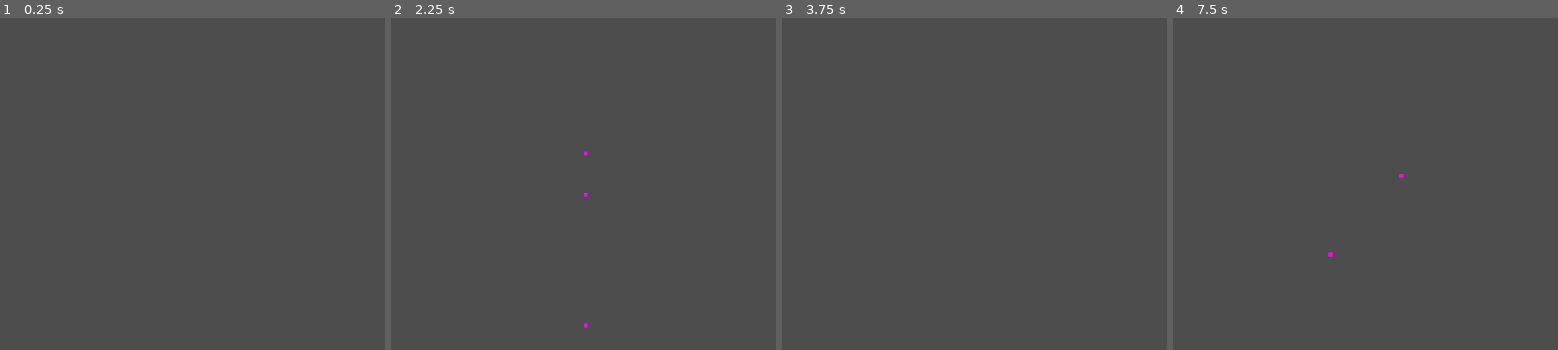
Above: before the commit, frames 1-4 (left to right).
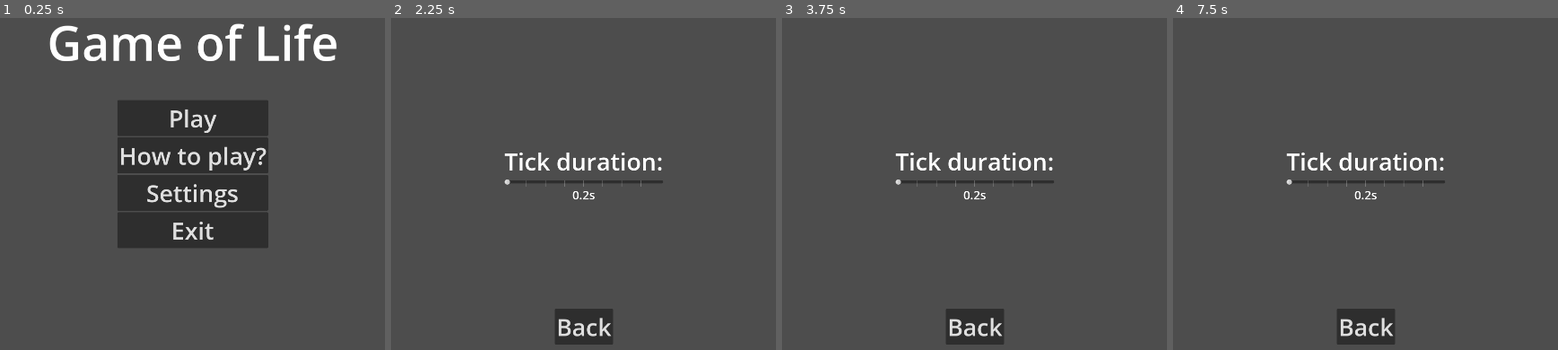
Above: after the commit, the same moments.

Repository: SnabbKneht/GameOfLife
Game: Godot game, scene res://scenes/menu.tscn
Same seed, same stepped clock (60 frames per second), same inputs: the game is played once before the commit and once after it. Before the commit the project starts from res://scenes/main.tscn.
Inputs (mouse positions are in pixels of both pictures, inside the frame that each line leads up to):
- Up to frame 1 (0.25 s): no input
- Up to frame 2 (2.25 s): click (583, 154) at 0.5 s, where only the run after the commit has a clickable "How to play?"; click (583, 326) at 1.25 s, where only the run after the commit has a clickable "Back"; click (583, 193) at 2 s, where only the run after the commit has a clickable "Settings"
- Up to frame 3 (3.75 s): tap Enter at 2.75 s; move the mouse to (1132, 154) at 2.77 s; click (1132, 154) at 2.92 s; tap Space (pause) at 3.5 s; move the mouse to (832, 193) at 3.52 s; hold Escape (back, bound only after the commit) from 3.53 s (still down)
- Up to frame 4 (7.5 s): tap Enter at 4.25, 5.75 s; move the mouse to (1438, 84) at 4.27 s; release Escape (back, bound only after the commit) at 4.28 s; tap Space (pause) at 5, 6.4, 6.5 s; move the mouse to (1330, 253) at 5.02 s; click (1330, 253) at 5.17 s; move the mouse to (outside the picture) at 5.77 s; hold Escape (back, bound only after the commit) from 5.78 s (still down); move the mouse to (outside the picture) at 6.52 s; move the mouse to (1400, 174) at 7.27 s; click (1400, 174) at 7.42 s

The runs differ from the first frame. In frame 1, 19% of the frame differs, in the area x 12-88%, y 1-70%; in frame 2, 2.8%; in frame 3, 2.8%; in frame 4, 2.8%.

Commit message:
Add menu

Diff:
--- /dev/null
+++ b/config.tres
@@ -0,0 +1,7 @@
+[gd_resource type="Resource" load_steps=2 format=3 uid="uid://dhshwehub17pt"]
+
+[ext_resource type="Script" path="res://scripts/config.gd" id="1_mqlwv"]
+
+[resource]
+script = ExtResource("1_mqlwv")
+tick_duration = 0.2
--- a/project.godot
+++ b/project.godot
@@ -11,9 +11,13 @@
 [application]
 
 config/name="Game of Life"
-run/main_scene="res://scenes/main.tscn"
+run/main_scene="res://scenes/menu.tscn"
 config/features=PackedStringArray("4.2", "Forward Plus")
-config/icon="res://icon.svg"
+config/icon="res://icon.png"
+
+[autoload]
+
+SceneLoader="*res://scripts/scene_loader.gd"
 
 [display]
 
@@ -28,3 +32,8 @@
 "events": [Object(InputEventKey,"resource_local_to_scene":false,"resource_name":"","device":-1,"window_id":0,"alt_pressed":false,"shift_pressed":false,"ctrl_pressed":false,"meta_pressed":false,"pressed":false,"keycode":0,"physical_keycode":32,"key_label":0,"unicode":32,"echo":false,"script":null)
 ]
 }
+back={
+"deadzone": 0.5,
+"events": [Object(InputEventKey,"resource_local_to_scene":false,"resource_name":"","device":-1,"window_id":0,"alt_pressed":false,"shift_pressed":false,"ctrl_pressed":false,"meta_pressed":false,"pressed":false,"keycode":0,"physical_keycode":4194305,"key_label":0,"unicode":0,"echo":false,"script":null)
+]
+}
--- /dev/null
+++ b/scenes/menu.tscn
@@ -0,0 +1,171 @@
+[gd_scene load_steps=2 format=3 uid="uid://dpnp7jdyui4yf"]
+
+[ext_resource type="Script" path="res://scripts/menu.gd" id="1_0ogek"]
+
+[node name="Menu" type="Control"]
+layout_mode = 3
+anchors_preset = 15
+anchor_right = 1.0
+anchor_bottom = 1.0
+grow_horizontal = 2
+grow_vertical = 2
+script = ExtResource("1_0ogek")
+
+[node name="TitleScreen" type="Control" parent="."]
+visible = false
+layout_mode = 1
+anchors_preset = 15
+anchor_right = 1.0
+anchor_bottom = 1.0
+grow_horizontal = 2
+grow_vertical = 2
+
+[node name="Title" type="Label" parent="TitleScreen"]
+layout_mode = 1
+anchors_preset = 5
+anchor_left = 0.5
+anchor_right = 0.5
+offset_left = -389.0
+offset_top = 100.0
+offset_right = 389.0
+offset_bottom = 275.0
+grow_horizontal = 2
+theme_override_font_sizes/font_size = 128
+text = "Game of Life"
+
+[node name="CenterContainer" type="CenterContainer" parent="TitleScreen"]
+layout_mode = 1
+anchors_preset = 15
+anchor_right = 1.0
+anchor_bottom = 1.0
+grow_horizontal = 2
+grow_vertical = 2
+
+[node name="VBoxContainer" type="VBoxContainer" parent="TitleScreen/CenterContainer"]
+layout_mode = 2
+
+[node name="PlayButton" type="Button" parent="TitleScreen/CenterContainer/VBoxContainer"]
+layout_mode = 2
+theme_override_font_sizes/font_size = 64
+text = "Play"
+
+[node name="ControlsButton" type="Button" parent="TitleScreen/CenterContainer/VBoxContainer"]
+layout_mode = 2
+theme_override_font_sizes/font_size = 64
+text = "How to play?"
+
+[node name="SettingsButton" type="Button" parent="TitleScreen/CenterContainer/VBoxContainer"]
+layout_mode = 2
+theme_override_font_sizes/font_size = 64
+text = "Settings"
+
+[node name="ExitButton" type="Button" parent="TitleScreen/CenterContainer/VBoxContainer"]
+layout_mode = 2
+theme_override_font_sizes/font_size = 64
+text = "Exit"
+
+[node name="ControlsScreen" type="Control" parent="."]
+visible = false
+layout_mode = 1
+anchors_preset = 15
+anchor_right = 1.0
+anchor_bottom = 1.0
+grow_horizontal = 2
+grow_vertical = 2
+
+[node name="CenterContainer" type="CenterContainer" parent="ControlsScreen"]
+layout_mode = 1
+anchors_preset = 15
+anchor_right = 1.0
+anchor_bottom = 1.0
+grow_horizontal = 2
+grow_vertical = 2
+
+[node name="VBoxContainer" type="VBoxContainer" parent="ControlsScreen/CenterContainer"]
+layout_mode = 2
+
+[node name="Label" type="Label" parent="ControlsScreen/CenterContainer/VBoxContainer"]
+layout_mode = 2
+theme_override_font_sizes/font_size = 64
+text = "LMB - draw
+Space - start/stop the simulation
+Esc - exit to menu"
+
+[node name="BackButton" type="Button" parent="ControlsScreen"]
+layout_mode = 1
+anchors_preset = 7
+anchor_left = 0.5
+anchor_top = 1.0
+anchor_right = 0.5
+anchor_bottom = 1.0
+offset_left = -78.0
+offset_top = -180.0
+offset_right = 78.0
+offset_bottom = -84.0
+grow_horizontal = 2
+grow_vertical = 0
+theme_override_font_sizes/font_size = 64
+text = "Back"
+
+[node name="SettingsScreen" type="Control" parent="."]
+layout_mode = 1
+anchors_preset = 15
+anchor_right = 1.0
+anchor_bottom = 1.0
+grow_horizontal = 2
+grow_vertical = 2
+
+[node name="CenterContainer" type="CenterContainer" parent="SettingsScreen"]
+layout_mode = 1
+anchors_preset = 15
+anchor_right = 1.0
+anchor_bottom = 1.0
+grow_horizontal = 2
+grow_vertical = 2
+
+[node name="VBoxContainer" type="VBoxContainer" parent="SettingsScreen/CenterContainer"]
+layout_mode = 2
+
+[node name="Label" type="Label" parent="SettingsScreen/CenterContainer/VBoxContainer"]
+layout_mode = 2
+theme_override_font_sizes/font_size = 64
+text = "Tick duration:"
+
+[node name="TickSlider" type="HSlider" parent="SettingsScreen/CenterContainer/VBoxContainer"]
+layout_mode = 2
+min_value = 0.2
+max_value = 1.0
+step = 0.1
+value = 0.2
+scrollable = false
+tick_count = 9
+
+[node name="TickValueLabel" type="Label" parent="SettingsScreen/CenterContainer/VBoxContainer"]
+layout_mode = 2
+theme_override_font_sizes/font_size = 32
+text = "0.2s"
+horizontal_alignment = 1
+
+[node name="BackButton" type="Button" parent="SettingsScreen"]
+layout_mode = 1
+anchors_preset = 7
+anchor_left = 0.5
+anchor_top = 1.0
+anchor_right = 0.5
+anchor_bottom = 1.0
+offset_left = -78.0
+offset_top = -180.0
+offset_right = 78.0
+offset_bottom = -84.0
+grow_horizontal = 2
+grow_vertical = 0
+theme_override_font_sizes/font_size = 64
+text = "Back"
+
+[connection signal="pressed" from="TitleScreen/CenterContainer/VBoxContainer/PlayButton" to="." method="_on_play_button_pressed"]
+[connection signal="pressed" from="TitleScreen/CenterContainer/VBoxContainer/ControlsButton" to="." method="_on_controls_button_pressed"]
+[connection signal="pressed" from="TitleScreen/CenterContainer/VBoxContainer/SettingsButton" to="." method="_on_settings_button_pressed"]
+[connection signal="pressed" from="TitleScreen/CenterContainer/VBoxContainer/ExitButton" to="." method="_on_exit_button_pressed"]
+[connection signal="pressed" from="ControlsScreen/BackButton" to="." method="_on_back_button_pressed"]
+[connection signal="value_changed" from="SettingsScreen/CenterContainer/VBoxContainer/TickSlider" to="." method="_on_tick_slider_value_changed"]
+[connection signal="pressed" from="SettingsScreen/BackButton" to="." method="_on_back_button_pressed"]
--- /dev/null
+++ b/scripts/config.gd
@@ -0,0 +1,8 @@
+extends Resource
+
+
+@export var tick_duration: float
+
+
+func _init(p_tick_duration = 0.2):
+	tick_duration = p_tick_duration
--- a/scripts/main.gd
+++ b/scripts/main.gd
@@ -1,19 +1,26 @@
 extends Node
+
+
+@onready var config = preload("res://config.tres")
 
 
 @onready var grid = $Grid
 @onready var timer = $Timer
 
 
+func _ready():
+	timer.set_wait_time(config.tick_duration)
+
+
 func _input(event):
 	if event.is_action_pressed("pause"):
-		print(timer.time_left)
 		if timer.is_stopped():
 			timer.start()
-			print('starting timer')
 		else:
 			timer.stop()
-			print('stopping timer')
+
+	if event.is_action_pressed("back"):
+		SceneLoader.load_scene(SceneLoader.menu_scene)
 
 
 func _on_timer_timeout():
--- /dev/null
+++ b/scripts/menu.gd
@@ -0,0 +1,61 @@
+extends Control
+
+
+@onready var config = preload("res://config.tres")
+
+
+@onready var title_screen = $TitleScreen
+@onready var controls_screen = $ControlsScreen
+@onready var settings_screen = $SettingsScreen
+
+
+@onready var tick_slider = $SettingsScreen/CenterContainer/VBoxContainer/TickSlider
+@onready var tick_value_label = $SettingsScreen/CenterContainer/VBoxContainer/TickValueLabel
+
+
+func _ready():
+	show_title()
+
+
+func show_controls():
+	title_screen.hide()
+	settings_screen.hide()
+	controls_screen.show()
+
+
+func show_title():
+	controls_screen.hide()
+	settings_screen.hide()
+	title_screen.show()
+
+
+func show_settings():
+	title_screen.hide()
+	controls_screen.hide()
+	tick_slider.value = config.tick_duration
+	settings_screen.show()
+
+
+func _on_play_button_pressed():
+	SceneLoader.load_scene(SceneLoader.main_scene)
+
+
+func _on_controls_button_pressed():
+	show_controls()
+
+
+func _on_settings_button_pressed():
+	show_settings()
+
+
+func _on_back_button_pressed():
+	show_title()
+
+
+func _on_exit_button_pressed():
+	get_tree().quit()
+
+
+func _on_tick_slider_value_changed(value):
+	tick_value_label.text = str(value) + "s"
+	config.tick_duration = value
--- /dev/null
+++ b/scripts/scene_loader.gd
@@ -0,0 +1,20 @@
+extends Node
+
+
+var main_scene = preload("res://scenes/main.tscn")
+var menu_scene = preload("res://scenes/menu.tscn")
+
+
+var current_scene
+
+
+func _ready():
+	current_scene = get_tree().current_scene
+
+
+func load_scene(scene):
+	var new_scene = scene.instantiate()
+	get_tree().root.add_child(new_scene)
+	get_tree().root.remove_child(current_scene)
+	current_scene.queue_free()
+	current_scene = new_scene
Binary file added: icon.png
Not shown, added: icon.png.import
